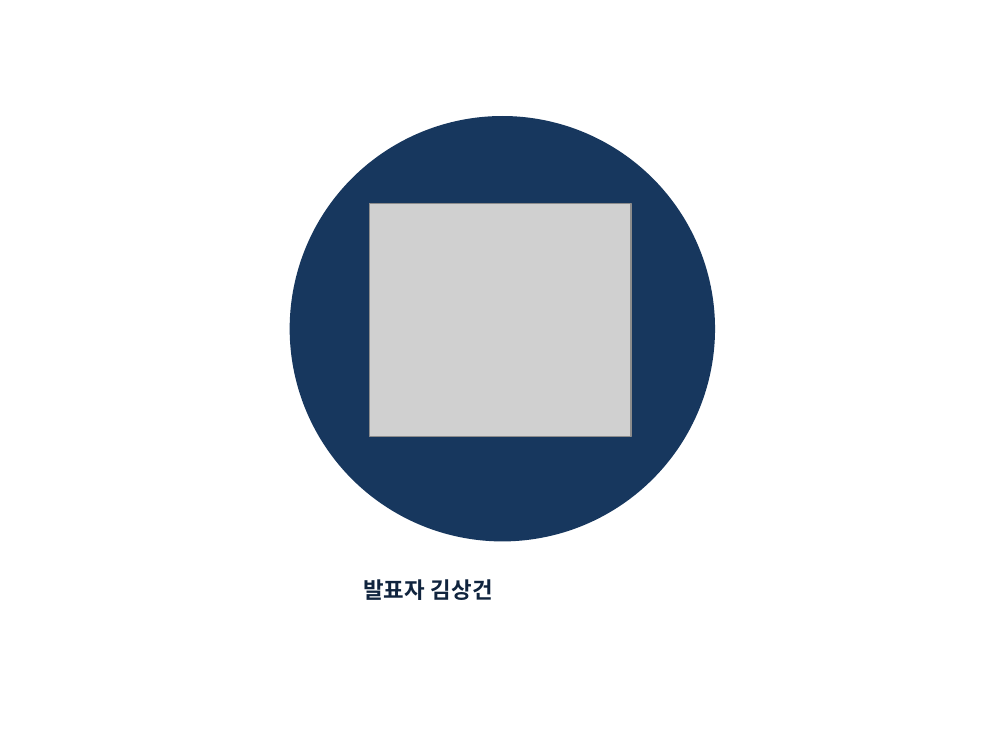
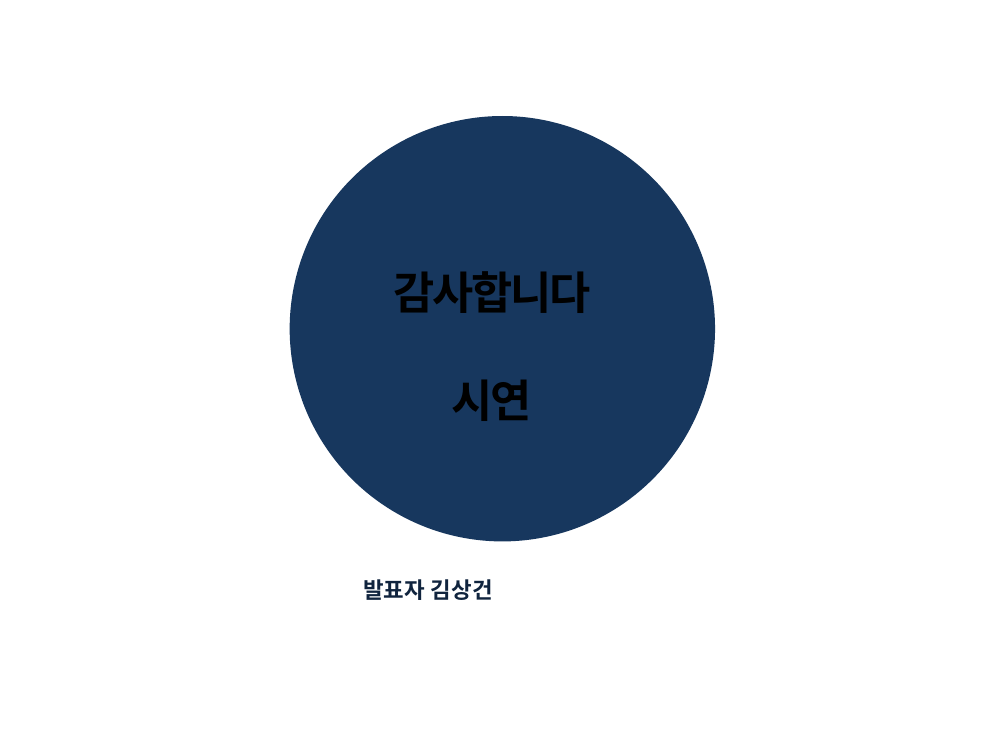
Before and after one commit to KImSangGeon/Shopping, a slide deck: slide 16 of ppt/쇼핑몰_PPT_김상건.pptx (slide 15 before the commit). Drawn at 1008x756 pixels with LibreOffice and Linux fonts; fonts in the diff are those of the drawing; grey boxes stand for pictures; background and template pictures are left out. Boxes give left, top, right and bottom in pixels: in the first picture for what was removed or moved away, otherwise in the second. Text is boxed around its words. In the diff, an @@ line names an element or a change of style, - is before the commit and + after.

```diff
--- a/ppt/쇼핑몰_PPT_김상건.pptx
+++ b/ppt/쇼핑몰_PPT_김상건.pptx
@@ picture removed at (x1=369, y1=204, x2=631, y2=436) @@
@@ text added at (x1=393, y1=271, x2=591, y2=421), 32 pt, text #000000, bold @@
+감사합니다
+시연
```
Also in this commit, not shown: 10 other slides changed, 3 slides added, 2 slides removed, 15 other files.
